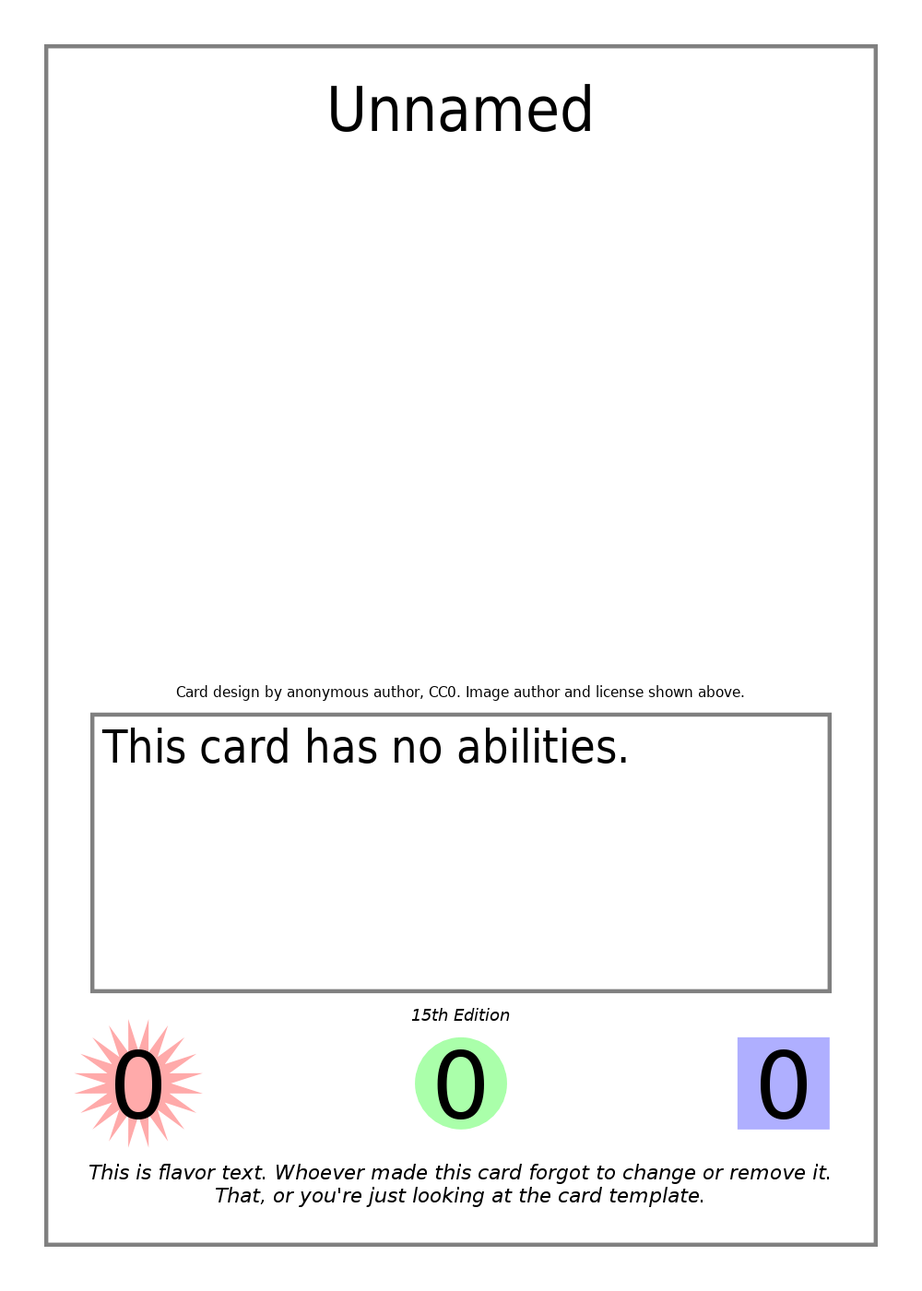
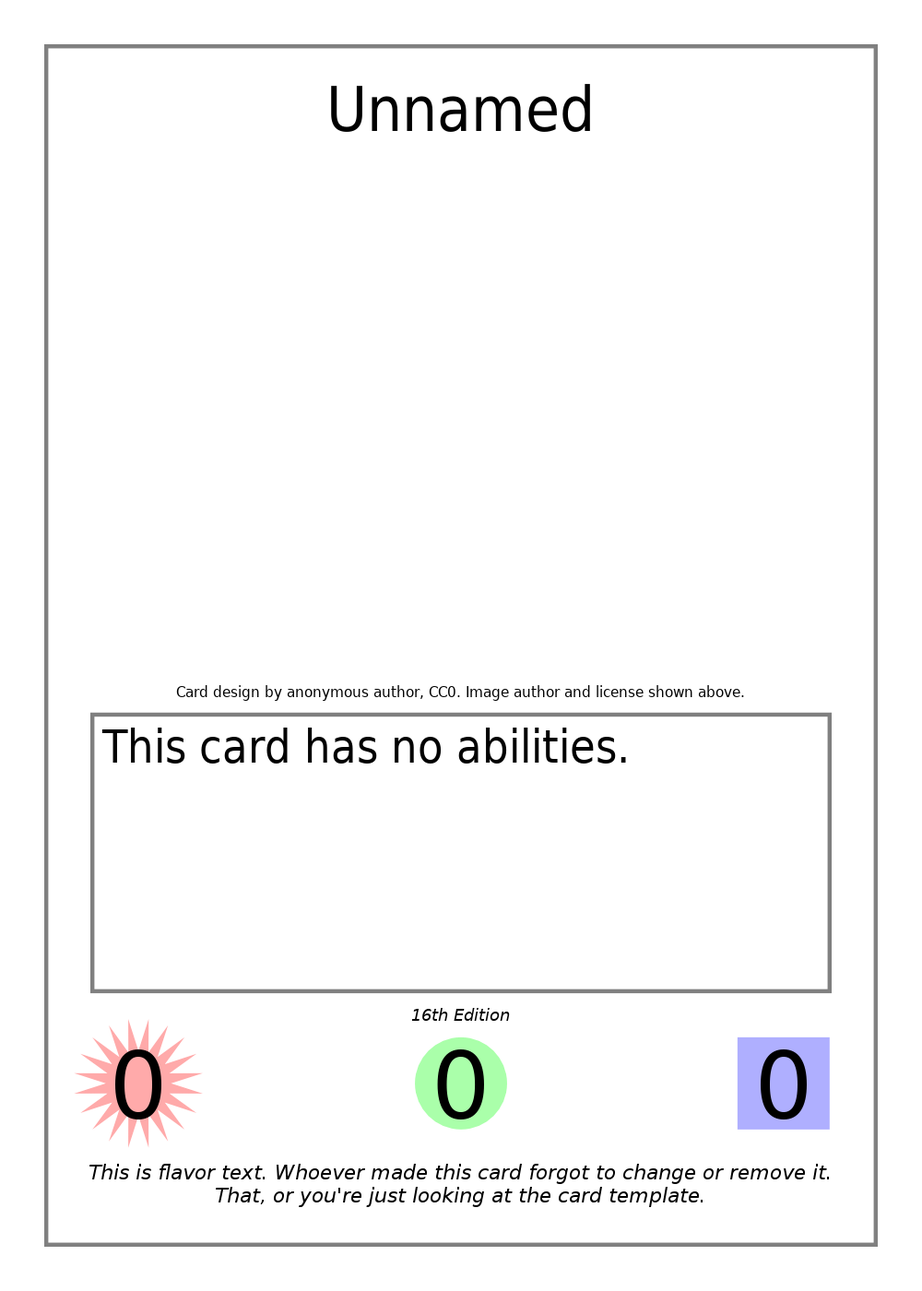
The second (922, 1291) image is a revision of the first. Changes to its layers:
painted on "Edition Indicator" over [421, 1009, 432, 1022]
